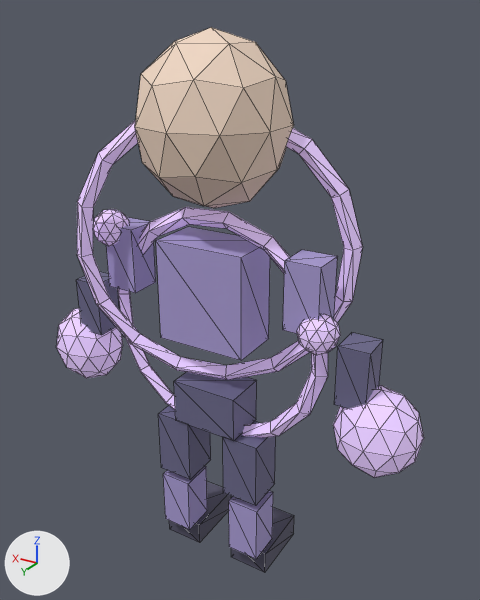
The glTF model game-godot/assets/characters/proxy/orion-vell.glb, before and after one commit.
Rendered twice from a 50 mm lens placed at (-1.36, 2.07, 2.37), pointed at (-0.06, -0.1, 1.29). Every picture has the same lights, and +X, +Y and +Z are marked at lower left. The picture after the commit comes second. Mesh edges are drawn as thin lines. Vertices at exactly the same position are counted once.

Names of what the first picture shows: 'gravity_orb_L', 'gravity_orb_R', 'hand_L', 'hand_R', 'head_mesh', 'hips_mesh', 'lower_arm_L', 'orbit_ring_0', 'orbit_ring_1', 'torso_mesh', 'upper_arm_L', 'upper_arm_R', 'upper_leg_L', 'upper_leg_R' and 5 more.
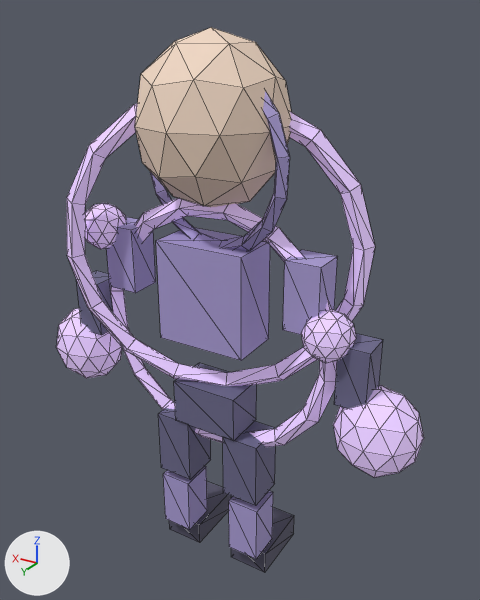
Boxes (x1, y1, x2, y2) around the edits, measured in the pictures (480 x 600 px):
'orbit_ring_1', reshaped (8% wider, 9% taller): before (77, 120, 363, 380); after (67, 103, 375, 386)
'orbit_ring_0', reshaped (8% wider, 8% taller): before (118, 207, 328, 438); after (110, 198, 337, 447)
'orbit_ring_2', added: after (150, 91, 290, 252)
'gravity_orb_L', moved, rescaled (27% wider, 31% taller): before (297, 314, 340, 355); after (301, 309, 356, 363)
'gravity_orb_R', moved, rescaled (16% wider, 24% taller): before (93, 209, 129, 246); after (85, 203, 127, 249)

The change in detail:
me_icosphere_005 is used by ob_gravity_orb_l; location (0.0, 0.0, 0.0).
me_icosphere_005 had 42 vertices, 80 faces and spanned x -0.556..-0.404, y -0.04..0.12, z 1.22..1.38.
me_icosphere_005 now has 42 vertices, 80 faces and spans x -0.615..-0.425, y -0.06..0.14, z 1.2..1.4.
me_icosphere_005 part 1: the whole mesh is scaled about its middle by 1.25, then moved by (-0.04, 0.0, 0.0).
me_icosphere_006 is used by ob_gravity_orb_r; location (0.0, 0.0, 0.0).
me_icosphere_006 had 42 vertices, 80 faces and spanned x 0.404..0.556, y -0.04..0.12, z 1.47..1.63.
me_icosphere_006 now has 42 vertices, 80 faces and spans x 0.425..0.615, y -0.06..0.14, z 1.45..1.65.
me_icosphere_006 part 2: the whole mesh is scaled about its middle by 1.25, then moved by (0.04, 0.0, 0.0).
me_torus is used by ob_orbit_ring_0; location (0.0, 0.0, 0.0).
me_torus had 64 vertices, 128 faces and spanned x -0.51..0.51, y -0.035..0.035, z 0.67..1.69.
me_torus now has 64 vertices, 128 faces and spans x -0.554..0.554, y -0.04..0.04, z 0.626..1.734.
me_torus part 3: 64 of 64 vertices moved; they spanned x -0.51..0.51, y -0.035..0.035, z 0.67..1.69 and now span x -0.554..0.554, y -0.04..0.04, z 0.626..1.734; mean shift (0.0, 0.0, 0.0).
me_torus_001 is used by ob_orbit_ring_1; location (0.0, 0.0, 0.0).
me_torus_001 had 64 vertices, 128 faces and spanned x -0.538..0.538, y -0.217..0.217, z 0.947..2.093.
me_torus_001 now has 64 vertices, 128 faces and spans x -0.58..0.58, y -0.236..0.236, z 0.903..2.137.
me_torus_001 part 4: 64 of 64 vertices moved; they spanned x -0.538..0.538, y -0.217..0.217, z 0.947..2.093 and now span x -0.58..0.58, y -0.236..0.236, z 0.903..2.137; mean shift (0.0, 0.0, 0.0).
Mesh me_torus_002 is new.
It has 64 vertices, 128 faces and spans x -0.359..0.359, y -0.096..0.096, z 1.514..2.246.
It uses material mat_orion_vell_primary (purple #a99bd3).
Object 'orbit_ring_2' (ob_orbit_ring_2) is new; it shows me_torus_002.
Its location is (0.0, 0.0, 0.0).
